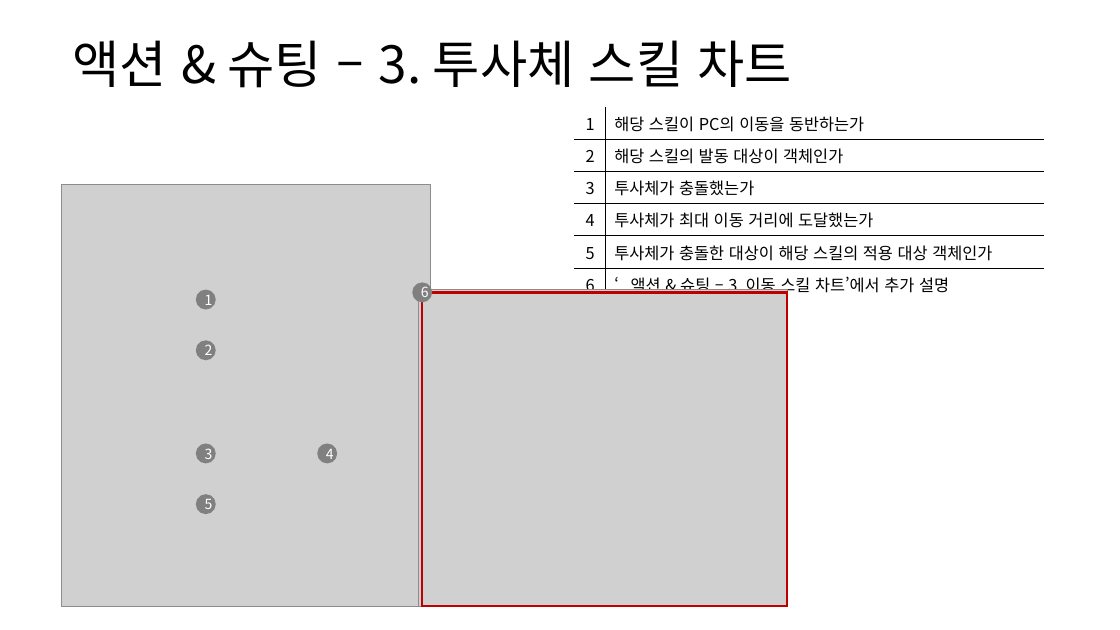
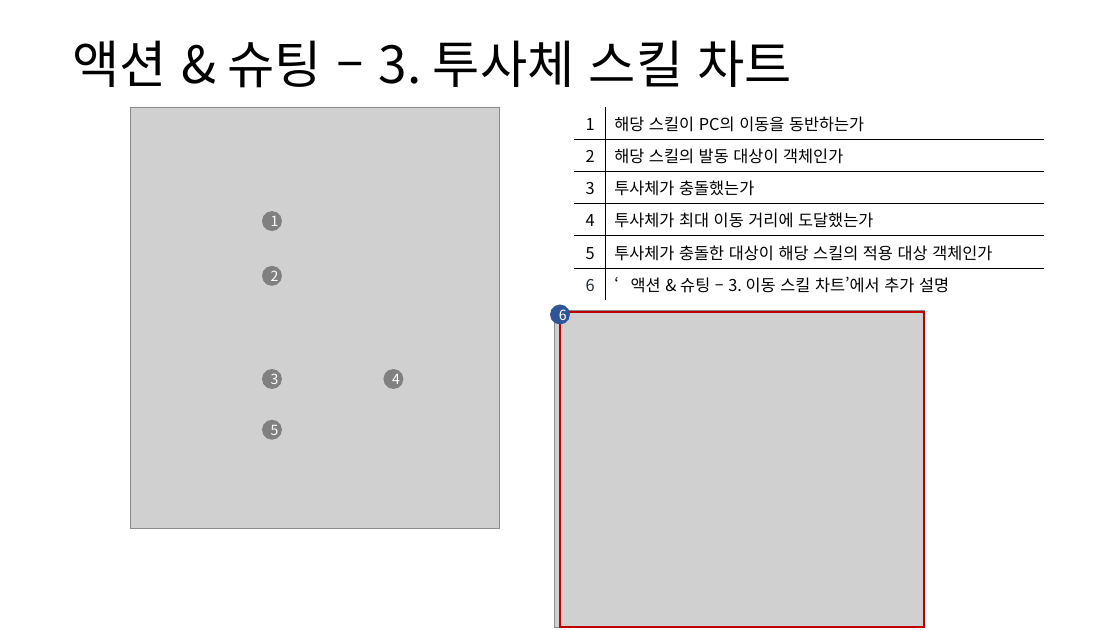
Before and after one commit to yjk0401/unityenginebasic_9th, a slide deck: slide 51 of 기획/방랑엽사전/스킬 시스템 기획서.pptx (slide 50 before the commit). Drawn at 1120x630 pixels with LibreOffice and Linux fonts; fonts in the diff are those of the drawing; grey boxes stand for pictures. Boxes give left, top, right and bottom in pixels: in the first picture for what was removed or moved away, otherwise in the second. Text is boxed around its words. In the diff, an @@ line names an element or a change of style, - is before the commit and + after.

```diff
--- a/기획/방랑엽사전/스킬 시스템 기획서.pptx
+++ b/기획/방랑엽사전/스킬 시스템 기획서.pptx
@@ picture added at (x1=130, y1=107, x2=500, y2=528) @@
@@ table at (x1=575, y1=107, x2=1044, y2=297) @@
@@ text colour #000000 to #222A35 in "6" @@
@@ picture removed at (x1=61, y1=185, x2=431, y2=607) @@
@@ ellipse "1" moved from (x1=196, y1=290, x2=216, y2=310) to (x1=262, y1=211, x2=282, y2=231) @@
@@ picture removed at (x1=418, y1=290, x2=788, y2=607) @@
@@ ellipse "6" moved from (x1=413, y1=282, x2=433, y2=302) to (x1=550, y1=305, x2=571, y2=325) @@
@@ ellipse "6" at (x1=550, y1=305, x2=571, y2=325): fill #808080 to #2F5597 @@
@@ picture added at (x1=555, y1=311, x2=925, y2=628) @@
@@ rectangle moved from (x1=423, y1=292, x2=788, y2=607) to (x1=560, y1=313, x2=925, y2=628) @@
@@ 4 ellipses moved together from (x1=196, y1=340, x2=338, y2=514) to (x1=262, y1=266, x2=403, y2=440) @@
```
Also in this commit, not shown: 12 other slides changed, 2 slides added, 2 other files.
